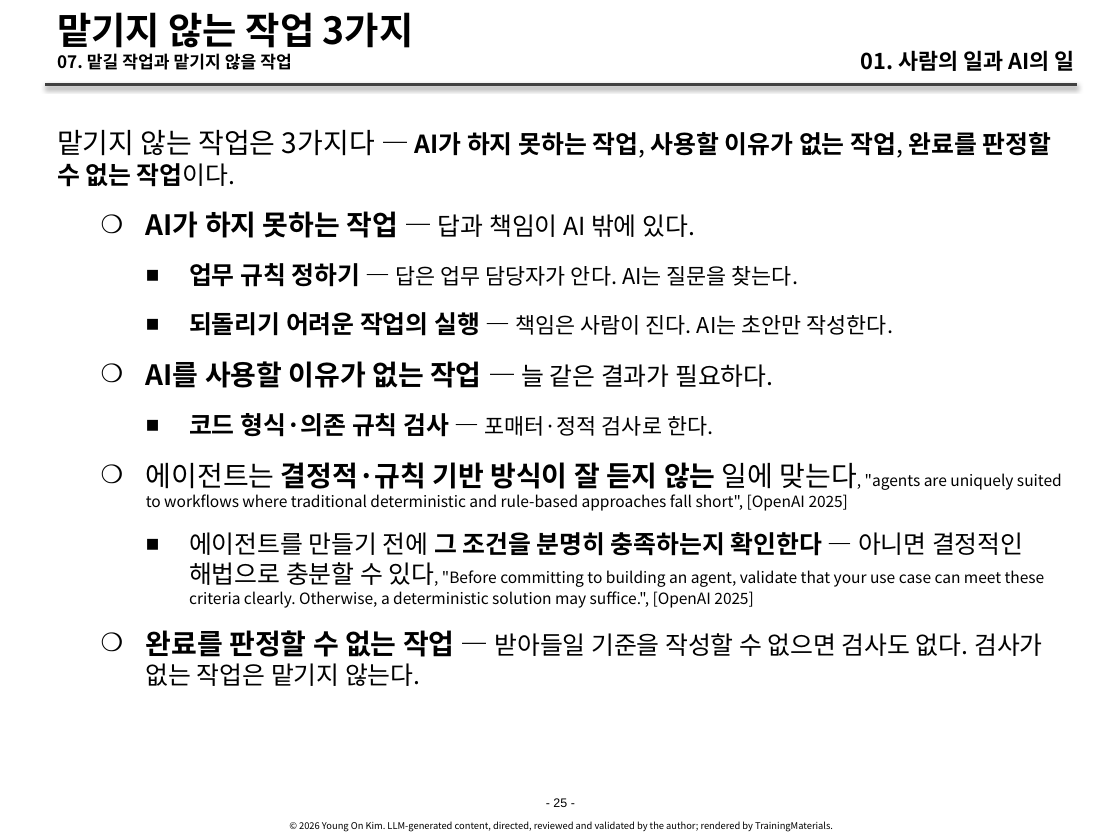
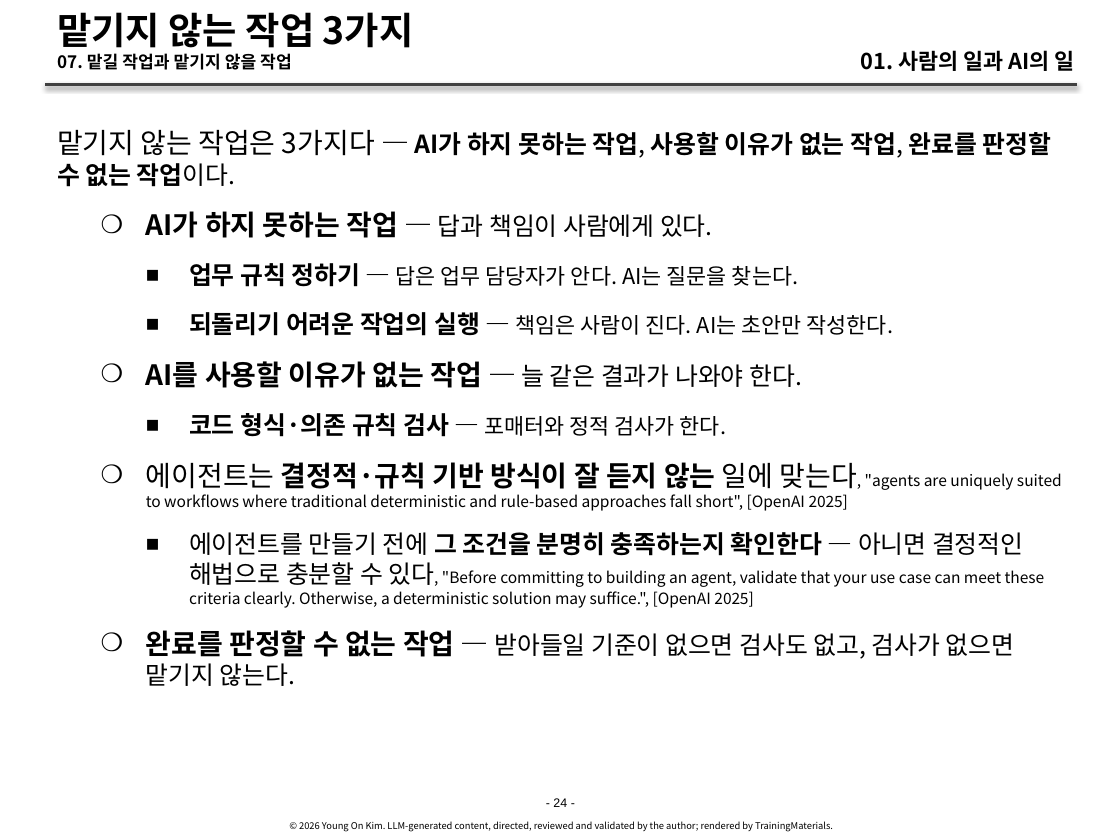
Before and after one commit to YoungSan77/TrainingMaterials, a slide deck: slide 24 of courses/ai-native/sessions/s01.pptx (slide 25 before the commit). Drawn at 1120x840 pixels with LibreOffice and Linux fonts; fonts in the diff are those of the drawing. Boxes give left, top, right and bottom in pixels: in the first picture for what was removed or moved away, otherwise in the second. Text is boxed around its words. In the diff, an @@ line names an element or a change of style, - is before the commit and + after.

```diff
--- a/courses/ai-native/sessions/s01.pptx
+++ b/courses/ai-native/sessions/s01.pptx
@@ text at bbox=[146, 211, 713, 238]: text changed @@
-    ❍ AI가 하지 못하는 작업 — 답과 책임이 AI 밖에 있다.
+    ❍ AI가 하지 못하는 작업 — 답과 책임이 사람에게 있다.
@@ text at bbox=[146, 361, 802, 437]: text changed @@
-    ❍ AI를 사용할 이유가 없는 작업 — 늘 같은 결과가 필요하다.
-      ■ 코드 형식·의존 규칙 검사 — 포매터·정적 검사로 한다.
+    ❍ AI를 사용할 이유가 없는 작업 — 늘 같은 결과가 나와야 한다.
+      ■ 코드 형식·의존 규칙 검사 — 포매터와 정적 검사가 한다.
@@ text at bbox=[146, 630, 1015, 686]: text changed @@
-    ❍ 완료를 판정할 수 없는 작업 — 받아들일 기준을 작성할 수 없으면 검사도 없다. 검사가 없는 작업은 맡기지 않는다.
+    ❍ 완료를 판정할 수 없는 작업 — 받아들일 기준이 없으면 검사도 없고, 검사가 없으면 맡기지 않는다.
@@ text at bbox=[553, 798, 567, 807]: text changed @@
-- 25 -
+- 24 -
```
Also in this commit, not shown: 25 other slides changed, 17 other files.
